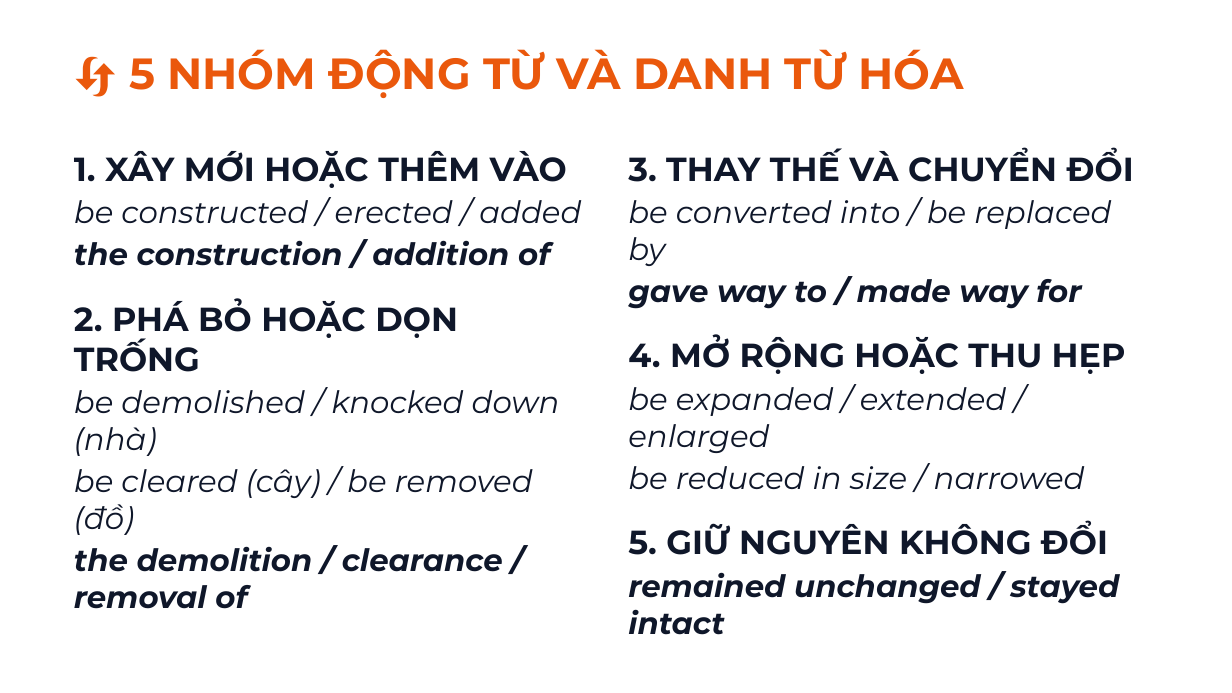
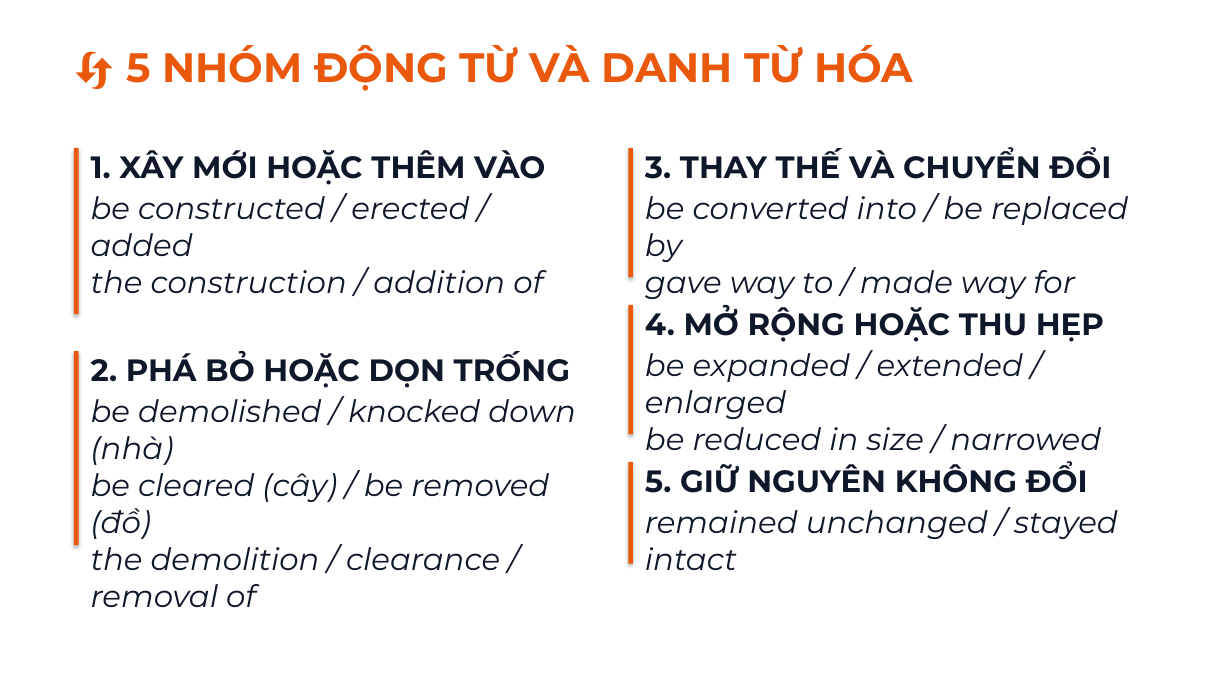
Before and after one commit to snowflake-vibing/KnowledgeLibrary, a slide deck: slide 7 of IELTS/07_YouTube_Studio/01_Slides_Writing_Task1_Map.pptx. Drawn at 1232x693 pixels with LibreOffice and Linux fonts; fonts in the diff are those of the drawing. Boxes give left, top, right and bottom in pixels: in the first picture for what was removed or moved away, otherwise in the second. Text is boxed around its words. In the diff, an @@ line names an element or a change of style, - is before the commit and + after.

Commit message:
style(slides): add quote accent bars, 1-emoji headings, and fix text overflow

```diff
--- a/IELTS/07_YouTube_Studio/01_Slides_Writing_Task1_Map.pptx
+++ b/IELTS/07_YouTube_Studio/01_Slides_Writing_Task1_Map.pptx
@@ text "🔄 5 NHÓM ĐỘNG TỪ ..." at <box>126,45,913,91</box>: size 34 to 32 pt @@
@@ rectangle added at <box>74,148,79,314</box>, fill #EA580C @@
@@ text at <box>628,148,1134,309</box>: paragraphs removed @@
-3. THAY THẾ VÀ CHUYỂN ĐỔI
-be converted into / be replaced by
-gave way to / made way for
@@ rectangle added at <box>628,148,633,277</box>, fill #EA580C @@
@@ text added at <box>645,148,1128,299</box>, 24 pt, text #0F172A, italic @@
+3. THAY THẾ VÀ CHUYỂN ĐỔI
+be converted into / be replaced by
+gave way to / made way for
@@ text at <box>74,151,581,266</box>: paragraphs removed @@
-1. XÂY MỚI HOẶC THÊM VÀO
-be constructed / erected / added
-the construction / addition of
@@ text added at <box>91,150,545,293</box>, 24 pt, text #0F172A, italic @@
+1. XÂY MỚI HOẶC THÊM VÀO
+be constructed / erected / added
+the construction / addition of
@@ rectangle added at <box>628,305,633,434</box>, fill #EA580C @@
@@ text at <box>645,306,1104,342</box>: size 26 to 24 pt in "4. MỞ RỘNG HOẶC THU HẸP"; less space between paragraphs @@
@@ text "4. MỞ RỘNG HOẶC THU ...": place and size @@
-text "4. MỞ RỘNG HOẶC THU ..." at <box>628,148,1134,635</box>
+text "4. MỞ RỘNG HOẶC THU ..." at <box>645,306,1104,450</box>
@@ rectangle added at <box>74,351,79,545</box>, fill #EA580C @@
@@ text at <box>91,352,570,388</box>: size 26 to 24 pt in "2. PHÁ BỎ HOẶC DỌN TRỐNG"; less space between paragraphs @@
@@ text "2. PHÁ BỎ HOẶC DỌN ...": place and size @@
-text "2. PHÁ BỎ HOẶC DỌN ..." at <box>74,151,581,609</box>
+text "2. PHÁ BỎ HOẶC DỌN ..." at <box>91,352,576,607</box>
@@ text at <box>645,353,1101,450</box>: text changed @@
-be expanded / extended / enlarged
-be reduced in size / narrowed
-5. GIỮ NGUYÊN KHÔNG ĐỔI
-remained unchanged / stayed intact
+be expanded / extended / enlarged
+be reduced in size / narrowed
@@ text at <box>91,399,576,607</box>: text changed @@
-be demolished / knocked down (nhà)
-be cleared (cây) / be removed (đồ)
-the demolition / clearance / removal of
+be demolished / knocked down (nhà)
+be cleared (cây) / be removed (đồ)
+the demolition / clearance / removal of
@@ rectangle added at <box>628,462,633,564</box>, fill #EA580C @@
@@ text added at <box>645,463,1118,570</box>, 24 pt, text #0F172A, italic @@
+5. GIỮ NGUYÊN KHÔNG ĐỔI
+remained unchanged / stayed intact
```
Also in this commit, not shown: 10 other slides changed, 1 slide added, 2 other files.
